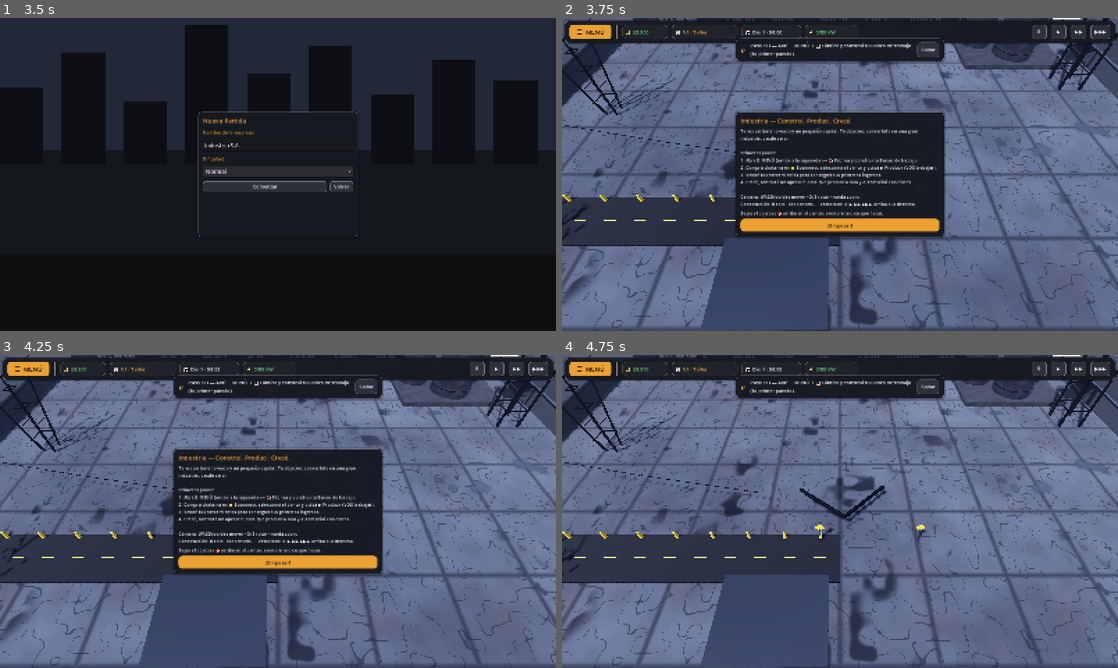
Above: before the commit, frames 1-4 (two rows, left to right).
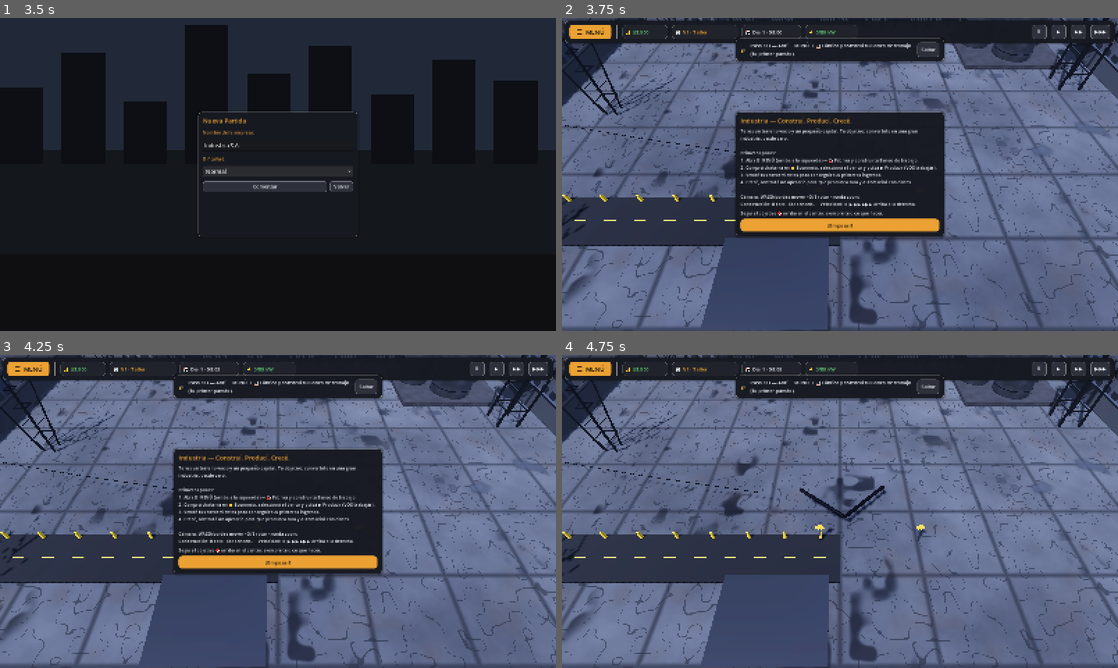
Above: after the commit, the same moments.

Repository: luckyvalentinaguirre-bot/Industria
Game: Godot game, scene res://scenes/menus/main_menu.tscn
The game is run twice, just before and just after one commit, with the same random seed, the same clock (stepped at 60 frames per second) and the same inputs.
Inputs:
- Up to frame 1 (3.5 s): click "Continuar" at 0.5 s; click "＋ Nueva Partida" at 1.25 s; click "Normal" at 2 s; click "Normal" at 2.75 s
- Up to frame 2 (3.75 s): click "Comenzar" at 3.5 s
- Up to frame 3 (4.25 s): no input
- Up to frame 4 (4.75 s): click "¡Empezar!" at 4.25 s

Frame 1 is identical in both runs. In frame 2, 0.4% of the frame differs, in the area x 0-100%, y 0-16%; in frame 3, 0.4%; in frame 4, 0.4%.

Commit message:
Ciudad circundante rediseñada: fachadas con ventanas y torres
Reemplaza las cajas planas con bandas de ventanas en una sola cara por una
ciudad más creíble y con más profundidad, sin penalizar el rendimiento:

- Shader de fachada compartido (3 paletas: hormigón, torre acristalada,
  ladrillo cálido) que dibuja una rejilla de ventanas en TODAS las caras
  verticales y techo plano arriba. El patrón varía por posición mundial, así
  que cada edificio es único con un puñado de materiales reutilizados.
- Vidrio de día → ventanas encendidas de noche: un único parámetro `night`
  por material, actualizado en el ciclo día/noche (sin coste por frame).
- Edificios con retranqueos (silueta de torre de 1–3 cuerpos) y remates de
  azotea: tanque de agua, casa de máquinas, antena con baliza roja.
- Dos anillos de manzanas (cercano denso + torres altas de fondo), suelo
  urbano que rodea la parcela y avenidas perimetrales con línea central.

Todo estático, sin sombras (cast_shadow off) y con materiales compartidos,
en línea con el presupuesto de rendimiento (spec §16/§19).

Verificado en headless: importa, compila el shader y la escena principal
carga sin errores; 117 checks del smoke test en verde. La estética en sí no
es verificable sin pantalla: necesita tu revisión visual en Godot 4.7.1.

Co-Authored-By: Claude Opus 4.8 <noreply@anthropic.com>
Claude-Session: https://claude.ai/code/session_01ETPkQhicRLbwGdXtkPoigV

Diff:
--- a/scripts/world/world_manager.gd
+++ b/scripts/world/world_manager.gd
@@ -284,6 +284,13 @@
 		if is_instance_valid(l):
 			l.light_energy = 2.6 if lamps_on else 0.0
 
+	# Ventanas de la ciudad: se encienden al caer la luz (vidrio de día → cálido
+	# de noche). Un solo parámetro por material compartido, sin coste por frame.
+	var night_amt: float = 1.0 - smoothstep(0.12, 0.5, day_amt)
+	for cm in _city_mats:
+		if cm is ShaderMaterial:
+			cm.set_shader_parameter("night", night_amt)
+
 # --- Iluminación ------------------------------------------------------------
 
 func _setup_lighting() -> void:
@@ -412,43 +419,173 @@
 	_setup_skyline(props, ext)
 
 # --- Ciudad circundante (barata: geometría estática, sin sombras, spec §1/§19) ---
+## Materiales de fachada compartidos: un shader dibuja la rejilla de ventanas en
+## TODAS las caras (vidrio de día, ventanas encendidas de noche). Variar el color
+## sale gratis en draw calls porque son pocos materiales reutilizados por decenas
+## de edificios. El factor noche lo actualiza _update_day_night.
+var _city_mats: Array = []
+
 func _setup_city(parent: Node3D, ext: float) -> void:
 	var node := Node3D.new()
 	node.name = "City"
 	parent.add_child(node)
-	# Calles: dos avenidas anchas que rodean/cruzan más allá del muro.
-	var asphalt := _simple(Color(0.1, 0.1, 0.11), 0.9, 0.0)
-	for axis in [0, 1]:
-		var road := MeshInstance3D.new()
-		var rbm := BoxMesh.new()
-		rbm.size = Vector3(ext * 5.0, 0.04, 6.0) if axis == 0 else Vector3(6.0, 0.04, ext * 5.0)
-		road.mesh = rbm
-		road.position = Vector3(0, -0.02, ext + 8.0) if axis == 0 else Vector3(ext + 8.0, -0.02, 0)
-		road.material_override = asphalt
-		road.cast_shadow = GeometryInstance3D.SHADOW_CASTING_SETTING_OFF
-		node.add_child(road)
-	# Manzanas de edificios con bandas de ventanas emisivas (cálidas = ciudad viva).
-	var wall_mat := _simple(Color(0.34, 0.35, 0.4), 0.85, 0.1)
-	var wall_mat2 := _simple(Color(0.42, 0.4, 0.38), 0.85, 0.1)
-	var win_mat := IndKit.emissive(Color(1.0, 0.85, 0.55), 0.9)
+
+	# Suelo urbano: losa oscura que rodea la parcela y da base a las manzanas
+	# (evita el "vacío" entre el muro y los edificios). Una sola malla, sin sombra.
+	var city_ground := MeshInstance3D.new()
+	var cgm := PlaneMesh.new()
+	cgm.size = Vector2(ext * 6.0, ext * 6.0)
+	city_ground.mesh = cgm
+	city_ground.position = Vector3(0, -0.6, 0)
+	city_ground.material_override = _make_city_ground_material()
+	city_ground.cast_shadow = GeometryInstance3D.SHADOW_CASTING_SETTING_OFF
+	node.add_child(city_ground)
+
+	# Avenidas perimetrales (marco de calles alrededor del muro).
+	var asphalt := _simple(Color(0.09, 0.09, 0.1), 0.92, 0.0)
+	var lane := IndKit.emissive(Color(0.85, 0.8, 0.35), 0.25)
+	for s in [-1.0, 1.0]:
+		var rh := MeshInstance3D.new(); var rhm := BoxMesh.new()
+		rhm.size = Vector3(ext * 3.2, 0.05, 7.0); rh.mesh = rhm
+		rh.position = Vector3(0, -0.03, s * (ext + 9.0)); rh.material_override = asphalt
+		rh.cast_shadow = GeometryInstance3D.SHADOW_CASTING_SETTING_OFF; node.add_child(rh)
+		var rv := MeshInstance3D.new(); var rvm := BoxMesh.new()
+		rvm.size = Vector3(7.0, 0.05, ext * 3.2); rv.mesh = rvm
+		rv.position = Vector3(s * (ext + 9.0), -0.03, 0); rv.material_override = asphalt
+		rv.cast_shadow = GeometryInstance3D.SHADOW_CASTING_SETTING_OFF; node.add_child(rv)
+	# Línea discontinua central de las avenidas (da escala y vida).
+	for i in range(int(ext * 3.0 / 4.0)):
+		var x := -ext * 1.5 + i * 4.0
+		IndKit.box(node, Vector3(1.4, 0.02, 0.2), Vector3(x, 0.0, ext + 9.0), lane).cast_shadow = GeometryInstance3D.SHADOW_CASTING_SETTING_OFF
+
+	# Paletas de fachada (hormigón, torre acristalada, ladrillo cálido).
+	_city_mats = [
+		_make_city_material(Color(0.36, 0.37, 0.42), Color(1.0, 0.86, 0.55)),
+		_make_city_material(Color(0.30, 0.36, 0.44), Color(0.75, 0.9, 1.0)),
+		_make_city_material(Color(0.44, 0.36, 0.32), Color(1.0, 0.78, 0.5)),
+	]
+
+	# Dos anillos de manzanas: uno cercano y denso, otro más alto detrás. Cada
+	# edificio puede tener retranqueos (silueta de torre) y remates de azotea.
 	var rng := RandomNumberGenerator.new()
 	rng.seed = 4242
-	var count := 16
+	_city_ring(node, ext, rng, 14, 1.16, 1.34, 9.0, 20.0)   # anillo cercano
+	_city_ring(node, ext, rng, 12, 1.5, 1.75, 16.0, 34.0)   # torres de fondo
+
+func _city_ring(node: Node3D, ext: float, rng: RandomNumberGenerator, count: int,
+		r_min: float, r_max: float, h_min: float, h_max: float) -> void:
 	for i in range(count):
-		var ang := TAU * i / count + rng.randf_range(-0.1, 0.1)
-		var r := ext * rng.randf_range(1.18, 1.45)
+		var ang := TAU * i / count + rng.randf_range(-0.12, 0.12)
+		var r := ext * rng.randf_range(r_min, r_max)
 		var pos := Vector3(cos(ang) * r, 0, sin(ang) * r)
-		var w := rng.randf_range(6.0, 11.0)
-		var d := rng.randf_range(6.0, 11.0)
-		var h := rng.randf_range(9.0, 22.0)
-		var body := _pbox(node, Vector3(w, h, d), pos + Vector3(0, h * 0.5, 0), wall_mat if i % 2 == 0 else wall_mat2)
+		var mat: Material = _city_mats[rng.randi() % _city_mats.size()]
+		_city_building(node, pos, rng.randf_range(7.0, 12.0), rng.randf_range(7.0, 12.0),
+			rng.randf_range(h_min, h_max), mat, rng)
+
+## Un edificio con 1–3 cuerpos escalonados (retranqueos) y remate de azotea.
+func _city_building(node: Node3D, base: Vector3, w: float, d: float, h: float,
+		mat: Material, rng: RandomNumberGenerator) -> void:
+	var tiers := 1
+	if h > 16.0:
+		tiers = 2
+	if h > 26.0:
+		tiers = 3
+	var y := 0.0
+	var cw := w
+	var cd := d
+	var remaining := h
+	var top_y := 0.0
+	for t in range(tiers):
+		var th: float = remaining if t == tiers - 1 else remaining * rng.randf_range(0.45, 0.6)
+		var body := _pbox(node, Vector3(cw, th, cd), base + Vector3(0, y + th * 0.5, 0), mat)
 		body.cast_shadow = GeometryInstance3D.SHADOW_CASTING_SETTING_OFF
-		# Bandas horizontales de ventanas en la cara que mira a la parcela.
-		var face_z: float = -signf(sin(ang)) * (d * 0.5 + 0.05)
-		var floors := int(h / 3.0)
-		for f in range(1, floors):
-			var band := _pbox(node, Vector3(w * 0.82, 0.6, 0.08), pos + Vector3(0, f * 3.0, face_z), win_mat)
-			band.cast_shadow = GeometryInstance3D.SHADOW_CASTING_SETTING_OFF
+		y += th
+		top_y = y
+		remaining -= th
+		cw *= rng.randf_range(0.7, 0.85)
+		cd *= rng.randf_range(0.7, 0.85)
+	_rooftop(node, base + Vector3(0, top_y, 0), cw, cd, rng)
+
+## Remates de azotea: tanque de agua, casa de máquinas y antena con baliza roja.
+func _rooftop(node: Node3D, top: Vector3, w: float, d: float, rng: RandomNumberGenerator) -> void:
+	var dark := IndKit.dark_metal()
+	# Parapeto fino en el borde.
+	var para := IndKit.housing(Color(0.3, 0.31, 0.34))
+	_pbox(node, Vector3(w, 0.5, 0.2), top + Vector3(0, 0.25, d * 0.5), para).cast_shadow = GeometryInstance3D.SHADOW_CASTING_SETTING_OFF
+	_pbox(node, Vector3(w, 0.5, 0.2), top + Vector3(0, 0.25, -d * 0.5), para).cast_shadow = GeometryInstance3D.SHADOW_CASTING_SETTING_OFF
+	var choice := rng.randi() % 3
+	if choice == 0:
+		# Tanque de agua sobre patas.
+		var tank := _pcyl(node, 1.0, 1.0, 1.6, top + Vector3(w * 0.2, 2.4, 0), IndKit.steel())
+		tank.cast_shadow = GeometryInstance3D.SHADOW_CASTING_SETTING_OFF
+		for sx in [-1, 1]:
+			for sz in [-1, 1]:
+				_pcyl(node, 0.08, 0.08, 1.6, top + Vector3(w * 0.2 + sx * 0.7, 0.8, sz * 0.7), dark).cast_shadow = GeometryInstance3D.SHADOW_CASTING_SETTING_OFF
+	elif choice == 1:
+		# Casa de máquinas / ascensores.
+		_pbox(node, Vector3(w * 0.4, 2.0, d * 0.4), top + Vector3(0, 1.0, 0), IndKit.housing(Color(0.28, 0.29, 0.32))).cast_shadow = GeometryInstance3D.SHADOW_CASTING_SETTING_OFF
+	# Antena con baliza roja (silueta contra el cielo).
+	if rng.randf() < 0.6:
+		_pcyl(node, 0.05, 0.05, rng.randf_range(2.5, 5.0), top + Vector3(-w * 0.25, 2.0, -d * 0.2), dark).cast_shadow = GeometryInstance3D.SHADOW_CASTING_SETTING_OFF
+		var beacon := _pcyl(node, 0.14, 0.14, 0.28, top + Vector3(-w * 0.25, 4.2, -d * 0.2), IndKit.emissive(Color(0.95, 0.12, 0.1), 2.5))
+		beacon.cast_shadow = GeometryInstance3D.SHADOW_CASTING_SETTING_OFF
+
+## Shader de fachada urbana: rejilla de ventanas en las caras verticales (vidrio
+## de día, encendidas de noche según `night`), techo plano en la cara superior.
+func _make_city_material(wall: Color, window: Color) -> ShaderMaterial:
+	var shader := Shader.new()
+	shader.code = """
+shader_type spatial;
+uniform vec3 wall_color : source_color = vec3(0.36, 0.37, 0.42);
+uniform vec3 window_color : source_color = vec3(1.0, 0.86, 0.55);
+uniform float floor_h = 3.2;
+uniform float win_w = 2.2;
+uniform float night = 0.0;
+
+varying vec3 wpos;
+varying vec3 wnorm;
+void vertex() {
+	wpos = (MODEL_MATRIX * vec4(VERTEX, 1.0)).xyz;
+	wnorm = normalize((MODEL_MATRIX * vec4(NORMAL, 0.0)).xyz);
+}
+float hash(vec2 p) { return fract(sin(dot(p, vec2(127.1, 311.7))) * 43758.5453); }
+void fragment() {
+	vec3 n = normalize(wnorm);
+	if (abs(n.y) > 0.5) {
+		ALBEDO = wall_color * 0.5;
+		ROUGHNESS = 0.9;
+		METALLIC = 0.0;
+	} else {
+		float horiz = (abs(n.x) > 0.5) ? wpos.z : wpos.x;
+		float ci = floor(horiz / win_w);
+		float ri = floor(wpos.y / floor_h);
+		float cx = fract(horiz / win_w);
+		float cy = fract(wpos.y / floor_h);
+		float win = step(0.16, cx) * step(cx, 0.84) * step(0.28, cy) * step(cy, 0.86);
+		float lit = step(0.42, hash(vec2(ci, ri)));
+		vec3 base = wall_color * (0.82 + 0.18 * hash(vec2(ci * 0.3, ri * 0.7)));
+		vec3 win_day = wall_color * 0.45;
+		vec3 wcol = mix(win_day, window_color, night * lit);
+		ALBEDO = mix(base, wcol, win);
+		ROUGHNESS = mix(0.85, 0.22, win);
+		METALLIC = mix(0.02, 0.25, win);
+		EMISSION = window_color * (win * lit * night * 0.9);
+	}
+}
+"""
+	var mat := ShaderMaterial.new()
+	mat.shader = shader
+	mat.set_shader_parameter("wall_color", wall)
+	mat.set_shader_parameter("window_color", window)
+	mat.set_shader_parameter("night", 0.0)
+	return mat
+
+func _make_city_ground_material() -> StandardMaterial3D:
+	var m := StandardMaterial3D.new()
+	m.albedo_color = Color(0.12, 0.12, 0.14)
+	m.roughness = 0.95
+	m.metallic = 0.0
+	return m
 
 # --- Ambientación industrial (Etapa 3): infraestructura con propósito --------
 func _setup_ambient(parent: Node3D, ext: float) -> void:
